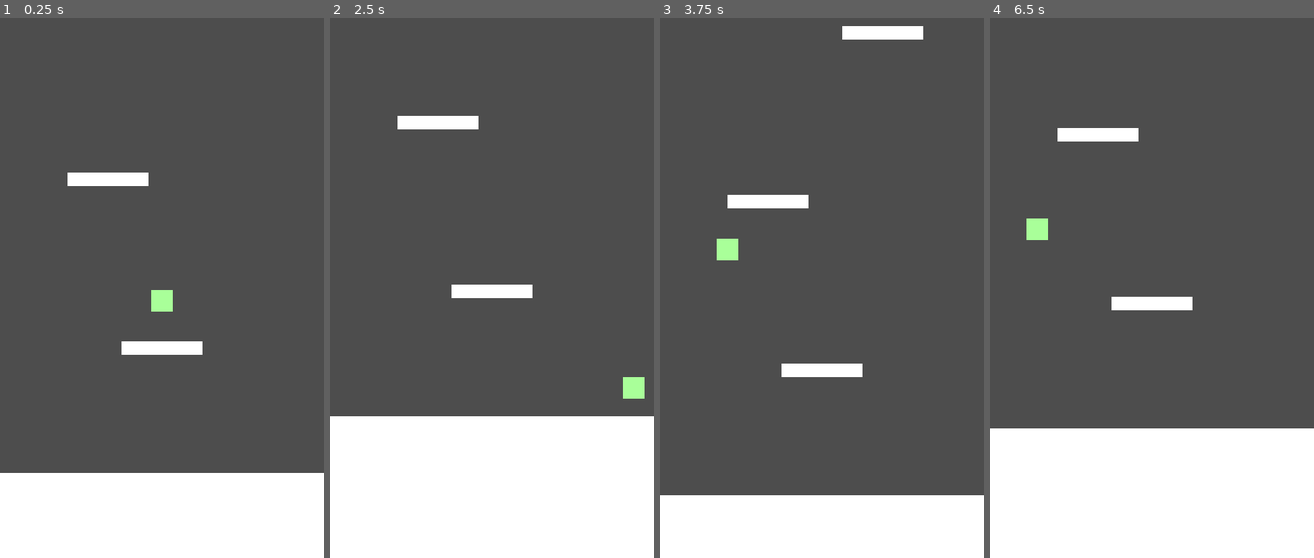
Above: before the commit, frames 1-4 (left to right).
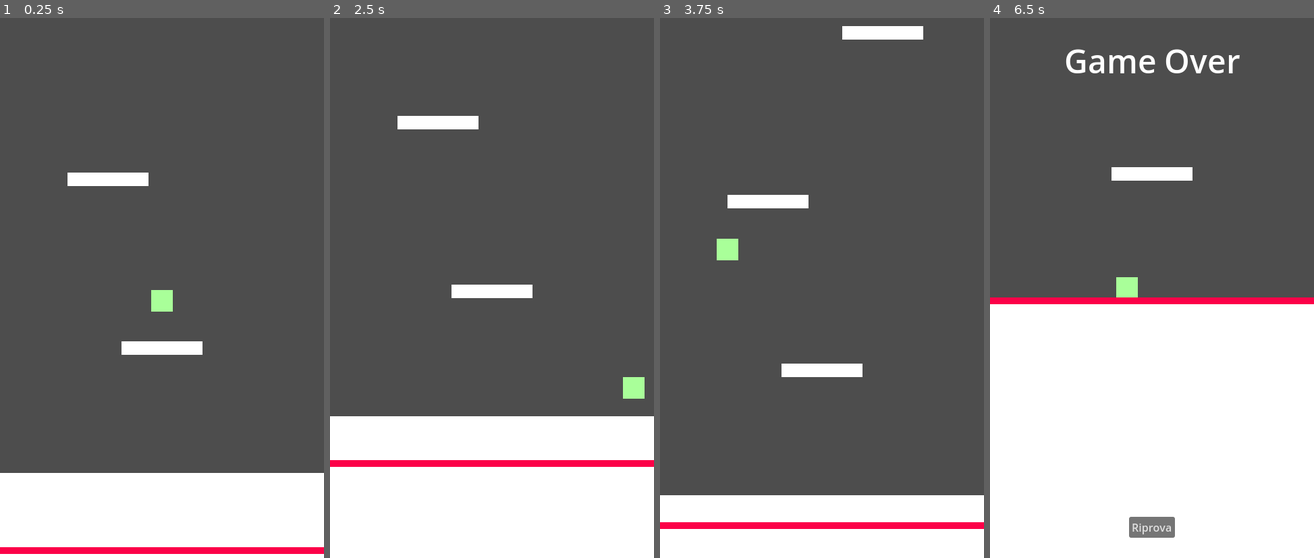
Above: after the commit, the same moments.

Repository: AlessandroDarie/VerticalPlatformer
Game: Godot game, scene res://main.tscn
Two runs of this game, one before a commit and one after it. Both use one fixed random seed, a clock stepped at 60 frames per second and the inputs below.
Inputs:
- Up to frame 1 (0.25 s): no input
- Up to frame 2 (2.5 s): tap Enter (ui_accept) at 0.5, 0.77, 1.52 s; hold Right (ui_right) 0.53-2.03 s; hold Left (ui_left) from 2.03 s (still down)
- Up to frame 3 (3.75 s): release Left (ui_left) at 2.78 s; hold Right (ui_right) from 2.78 s (still down); tap Enter (ui_accept) at 3.02 s
- Up to frame 4 (6.5 s): tap Enter (ui_accept) at 3.77, 4.52, 6.02 s; release Right (ui_right) at 4.28 s; hold Left (ui_left) 4.28-5.03 s; hold Right (ui_right) 5.03-5.78 s; hold Left (ui_left) from 5.78 s (still down)

The runs differ from the first frame. In frame 1, 1.2% of the frame differs, in the area x 0-100%, y 98-100%; in frame 2, 1.2%; in frame 3, 1.2%; in frame 4, 27%, in the area x 0-100%, y 5-97%.

Commit message:
Implementato laser che porta al GameOver al contatto con il player e relativa GameOverUI

Diff:
--- /dev/null
+++ b/GameOverUI.gd
@@ -0,0 +1,10 @@
+extends CanvasLayer
+
+func _ready():
+	visible = false  # all'inizio invisibile
+
+func show_game_over():
+	visible = true
+
+func _on_button_riprova_pressed():
+	get_tree().reload_current_scene()  # ricarica la scena principale
--- /dev/null
+++ b/Laser.gd
@@ -0,0 +1,22 @@
+extends Node2D
+
+@export var speed: float = 20.0  # velocità di salita
+@export var player: NodePath  # per collegare il Player
+
+func _ready():
+	$Area2D.connect("body_entered", Callable(self, "_on_area2d_body_entered"))
+
+func _process(delta):
+	if get_tree().get_root().get_node("Main").is_game_over:
+		return
+	global_position.y -= speed * delta
+
+func _on_area2d_body_entered(body):
+	if body.name == "Player":
+		print("Game Over!")
+		# Qui possiamo poi aggiungere anche cambio scena o popup
+		var main = get_tree().get_root().get_node("Main")
+		main.set_game_over()
+
+		var ui = main.get_node("GameOverUI")
+		ui.show_game_over()
--- /dev/null
+++ b/Main.gd
@@ -0,0 +1,6 @@
+extends Node2D
+
+var is_game_over = false
+
+func set_game_over():
+	is_game_over = true
--- a/Player.gd
+++ b/Player.gd
@@ -5,7 +5,8 @@
 var gravity = 900.0
 
 func _physics_process(delta):
-	# Applichiamo la gravità
+	if get_tree().get_root().get_node("Main").is_game_over:
+		return
 	if not is_on_floor():
 		velocity.y += gravity * delta
 	else:
--- /dev/null
+++ b/laser.tscn
@@ -0,0 +1,22 @@
+[gd_scene load_steps=3 format=3 uid="uid://dgw8otnktig05"]
+
+[ext_resource type="Script" uid="uid://bm2jejvopei78" path="res://Laser.gd" id="1_fn5yt"]
+
+[sub_resource type="RectangleShape2D" id="RectangleShape2D_oes6l"]
+size = Vector2(480, 10)
+
+[node name="Laser" type="Node2D"]
+script = ExtResource("1_fn5yt")
+
+[node name="ColorRect" type="ColorRect" parent="."]
+offset_right = 480.0
+offset_bottom = 10.0
+color = Color(0.988614, 0, 0.283843, 1)
+
+[node name="Area2D" type="Area2D" parent="."]
+
+[node name="CollisionShape2D" type="CollisionShape2D" parent="Area2D"]
+position = Vector2(240, 6)
+shape = SubResource("RectangleShape2D_oes6l")
+
+[connection signal="body_entered" from="Area2D" to="." method="_on_area_2d_body_entered"]
--- a/main.tscn
+++ b/main.tscn
@@ -1,14 +1,18 @@
-[gd_scene load_steps=6 format=3 uid="uid://v17qnto7eq0a"]
+[gd_scene load_steps=9 format=3 uid="uid://v17qnto7eq0a"]
 
 [ext_resource type="Script" uid="uid://f60rhp1xlcms" path="res://Player.gd" id="1_0xm2m"]
+[ext_resource type="Script" uid="uid://cyerfyutemcel" path="res://Main.gd" id="1_272bh"]
 [ext_resource type="PackedScene" uid="uid://broxr77ido4dd" path="res://platform.tscn" id="1_ig7tw"]
 [ext_resource type="Script" uid="uid://c820bxiyng5cg" path="res://PlatformSpawner.gd" id="3_h2yge"]
+[ext_resource type="PackedScene" uid="uid://dgw8otnktig05" path="res://laser.tscn" id="5_7mycd"]
 [ext_resource type="PackedScene" uid="uid://b7k2hnvmdsqu" path="res://BasePlatform.tscn" id="5_lquwl"]
+[ext_resource type="Script" uid="uid://daa2yw6bsmv01" path="res://GameOverUI.gd" id="6_7mycd"]
 
 [sub_resource type="RectangleShape2D" id="RectangleShape2D_7dm0k"]
 size = Vector2(32, 32)
 
 [node name="Main" type="Node2D"]
+script = ExtResource("1_272bh")
 
 [node name="Player" type="CharacterBody2D" parent="."]
 script = ExtResource("1_0xm2m")
@@ -43,3 +47,38 @@
 
 [node name="BasePlatform" parent="." instance=ExtResource("5_lquwl")]
 position = Vector2(0, 300)
+
+[node name="Laser" parent="." instance=ExtResource("5_7mycd")]
+position = Vector2(-240, 400)
+
+[node name="GameOverUI" type="CanvasLayer" parent="."]
+script = ExtResource("6_7mycd")
+
+[node name="Label (GAME OVER)" type="Label" parent="GameOverUI"]
+anchors_preset = 5
+anchor_left = 0.5
+anchor_right = 0.5
+offset_left = -130.0
+offset_top = 30.0
+offset_right = 130.0
+offset_bottom = 97.0
+grow_horizontal = 2
+theme_override_font_sizes/font_size = 48
+text = "Game Over"
+horizontal_alignment = 1
+
+[node name="Button (Riprova)" type="Button" parent="GameOverUI"]
+anchors_preset = 7
+anchor_left = 0.5
+anchor_top = 1.0
+anchor_right = 0.5
+anchor_bottom = 1.0
+offset_left = -34.0
+offset_top = -61.0
+offset_right = 34.0
+offset_bottom = -30.0
+grow_horizontal = 2
+grow_vertical = 0
+text = "Riprova"
+
+[connection signal="pressed" from="GameOverUI/Button (Riprova)" to="GameOverUI" method="_on_button_riprova_pressed"]
--- a/project.godot
+++ b/project.godot
@@ -14,6 +14,8 @@
 run/main_scene="uid://v17qnto7eq0a"
 config/features=PackedStringArray("4.4", "Forward Plus")
 config/icon="res://icon.svg"
+boot_splash/size/viewport_height=648
+boot_splash/size/viewport_width=1152
 
 [display]
 
Not shown, added: GameOverUI.gd.uid
Not shown, added: Laser.gd.uid
Not shown, added: Main.gd.uid
